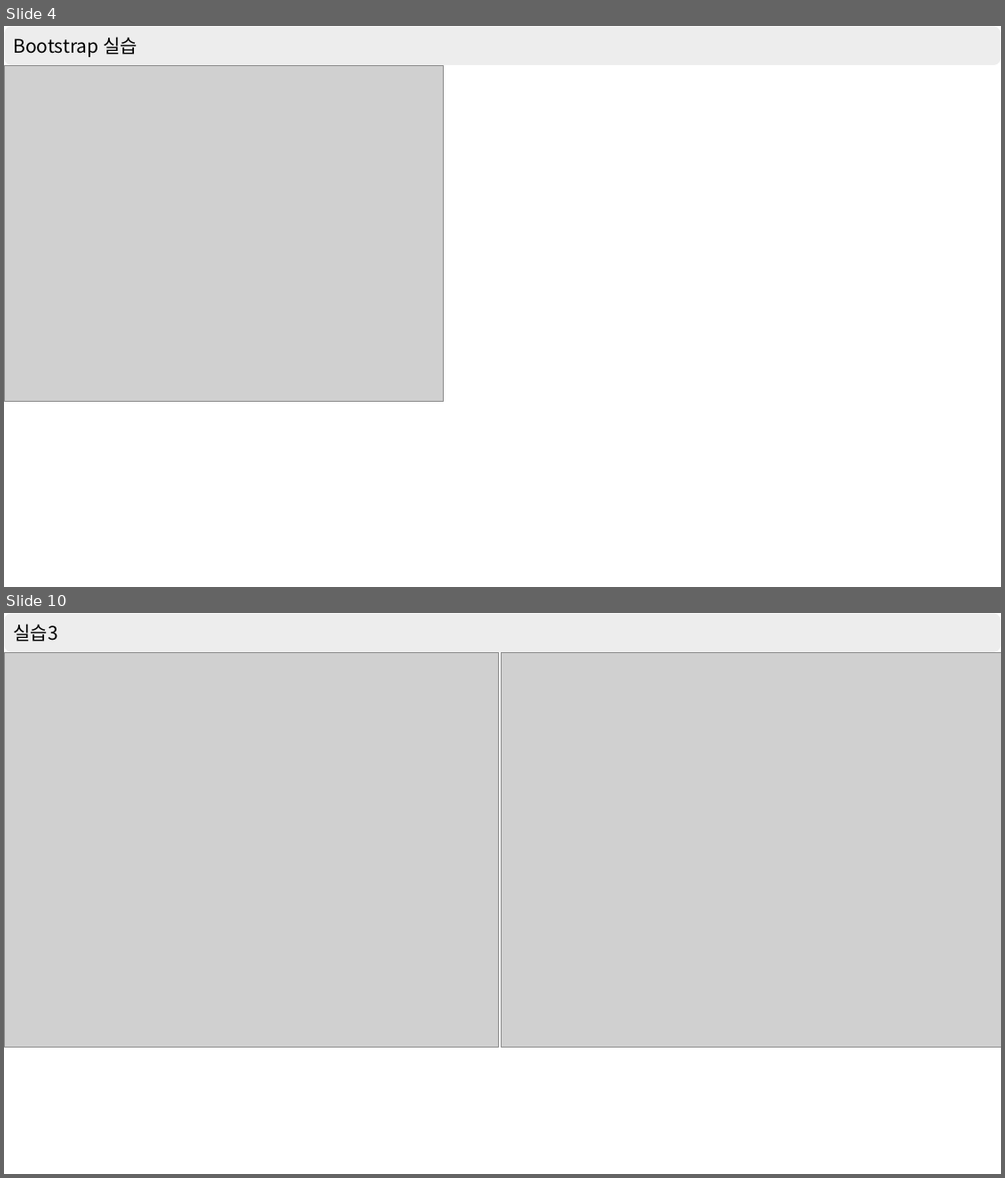
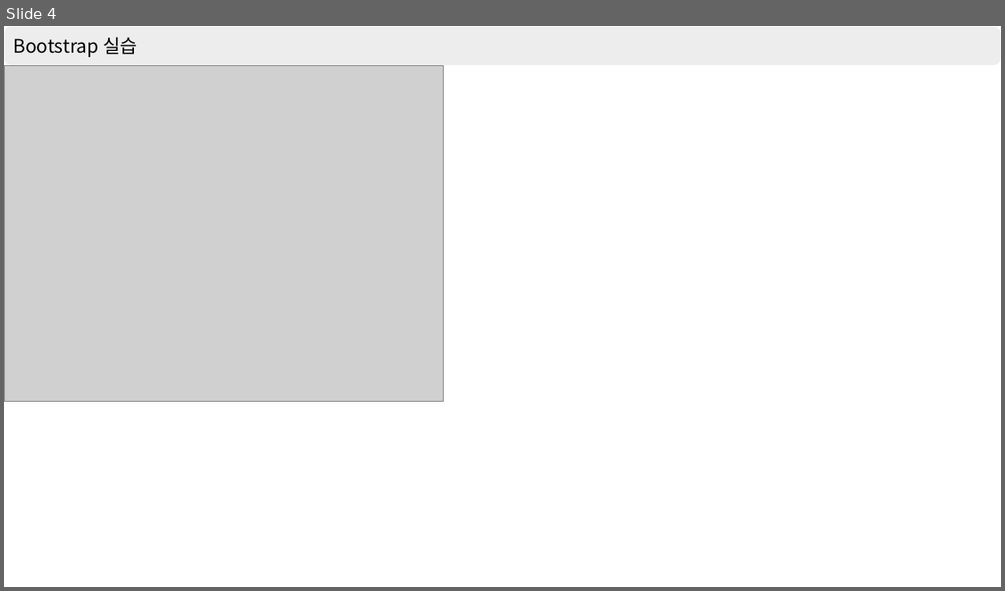
Before and after one commit to shchoichoko/web, a slide deck: bootstrap/강의 정리.pptx. Shown one above the other, each under a label of ours: slides 4 and 10 before the commit, slide 4 after it; the slides between them are not shown. The pictures are 1005x1178 and 1005x591 pixels, drawn with LibreOffice and Linux fonts; fonts in the diff are those of the drawing; grey boxes stand for pictures. Boxes give left, top, right and bottom in pixels: in the first picture for what was removed or moved away, otherwise in the second. Text is boxed around its words. In the diff, an @@ line names an element or a change of style, - is before the commit and + after.

```diff
--- a/bootstrap/강의 정리.pptx
+++ b/bootstrap/강의 정리.pptx
@@ slide 10 removed at bbox=[4, 613, 1001, 1174], background #FFFFFF @@
@@ rounded rectangle removed at bbox=[4, 613, 1001, 653] @@
-실습3
@@ picture removed at bbox=[4, 653, 499, 1047] @@
@@ picture removed at bbox=[502, 653, 1001, 1047] @@
```
Also in this commit, not shown: 2 slides changed, 3 slides added, 3 other slides removed.
